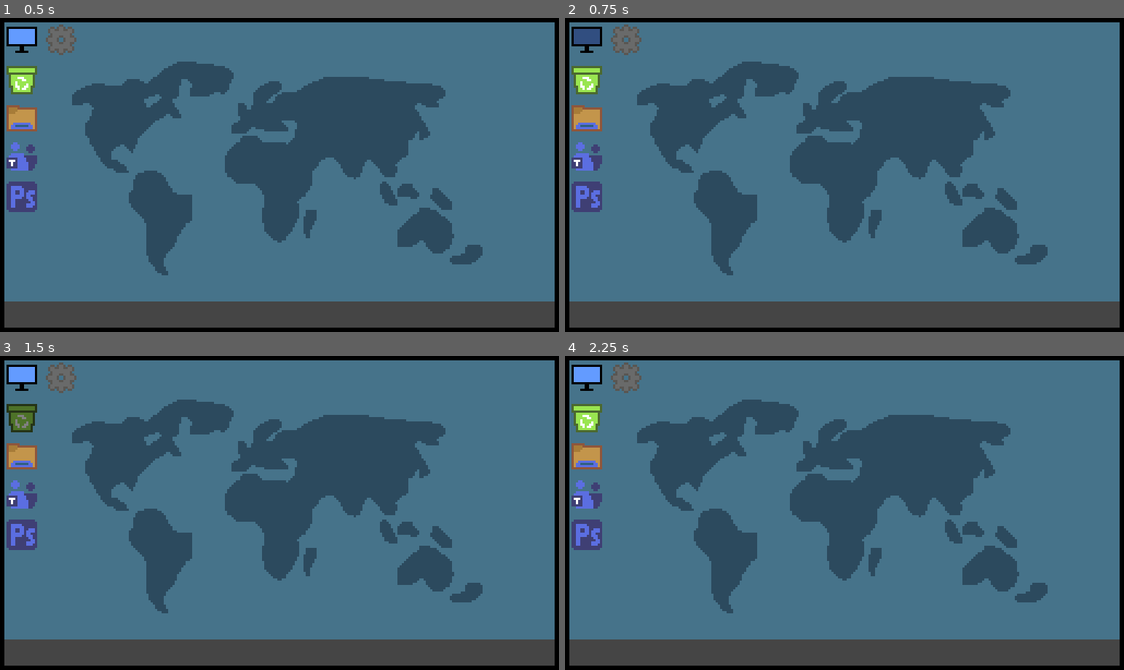
Above: before the commit, frames 1-4 (two rows, left to right).
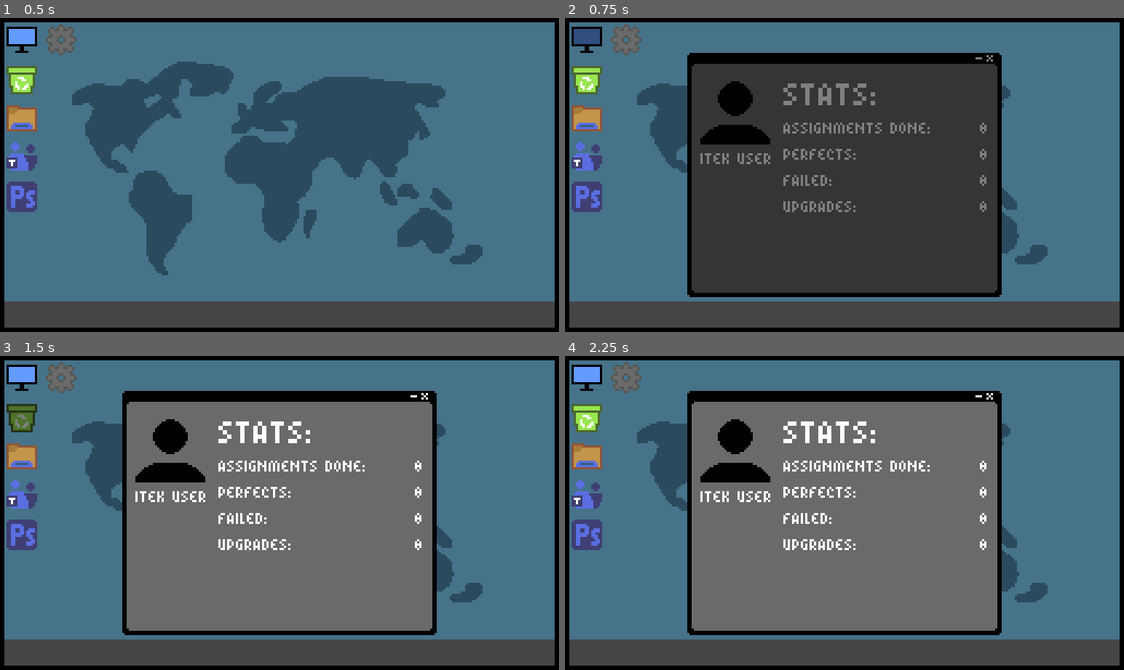
Above: after the commit, the same moments.

Repository: wonderdip/iTec-GameJam
Game: Godot game, scene res://Scenes/desktop.tscn
The game is run twice, just before and just after one commit, with the same random seed, the same clock (stepped at 60 frames per second) and the same inputs.
Inputs (mouse positions are in pixels of both pictures, inside the frame that each line leads up to):
- Up to frame 1 (0.5 s): no input
- Up to frame 2 (0.75 s): click (587, 39) at 0.5 s
- Up to frame 3 (1.5 s): click (22, 415) at 1.25 s
- Up to frame 4 (2.25 s): click (978, 396) at 2.02 s

Frame 1 is identical in both runs. In frame 2, 44% of the frame differs, in the area x 21-79%, y 11-89%; in frame 3, 44%; in frame 4, 44%.
Error before the commit: Cannot call method 'instantiate' on a null value. (res://Scripts/application.gd:20)

Commit message:
added stat page

Diff:
--- a/Scenes/application.tscn
+++ b/Scenes/app_button.tscn
@@ -1,6 +1,6 @@
 [gd_scene load_steps=2 format=3 uid="uid://c5xb8t408k4cs"]
 
-[ext_resource type="Script" uid="uid://dbcypsrwmp666" path="res://Scripts/application.gd" id="1_3flrb"]
+[ext_resource type="Script" uid="uid://dbcypsrwmp666" path="res://Scripts/app_button.gd" id="1_7rue7"]
 
 [node name="Application" type="TextureButton"]
 anchors_preset = 15
@@ -8,4 +8,4 @@
 anchor_bottom = 1.0
 grow_horizontal = 2
 grow_vertical = 2
-script = ExtResource("1_3flrb")
+script = ExtResource("1_7rue7")
--- a/Scenes/desktop.tscn
+++ b/Scenes/desktop.tscn
@@ -1,9 +1,10 @@
-[gd_scene load_steps=9 format=3 uid="uid://u7tonldcdrrn"]
+[gd_scene load_steps=10 format=3 uid="uid://u7tonldcdrrn"]
 
 [ext_resource type="Texture2D" uid="uid://ql1efarbwpxw" path="res://Assets/desktop.png" id="1_hjcrg"]
 [ext_resource type="Texture2D" uid="uid://bh6ks6410hnqj" path="res://Assets/icons/pc.png" id="2_wmsow"]
-[ext_resource type="Script" uid="uid://dbcypsrwmp666" path="res://Scripts/application.gd" id="3_670jt"]
+[ext_resource type="Script" uid="uid://dbcypsrwmp666" path="res://Scripts/app_button.gd" id="3_670jt"]
 [ext_resource type="Texture2D" uid="uid://oae7k74ebblw" path="res://Assets/icons/trash.png" id="3_mcvbk"]
+[ext_resource type="PackedScene" uid="uid://bs4jgbm1wcfoq" path="res://Scenes/this_pc.tscn" id="4_uegd8"]
 [ext_resource type="Texture2D" uid="uid://dvfp8njit75v1" path="res://Assets/icons/files.png" id="5_m3b6i"]
 [ext_resource type="Texture2D" uid="uid://b81j7iugdvdx8" path="res://Assets/icons/teams.png" id="6_uegd8"]
 [ext_resource type="Texture2D" uid="uid://cseqji6dau67t" path="res://Assets/icons/photoshop.png" id="7_fy7rl"]
@@ -36,6 +37,7 @@
 texture_normal = ExtResource("2_wmsow")
 script = ExtResource("3_670jt")
 app_name = "This Pc"
+app_scene = ExtResource("4_uegd8")
 metadata/_custom_type_script = "uid://dbcypsrwmp666"
 
 [node name="Trash" type="TextureButton" parent="HBoxContainer/ColumnOne"]
--- a/Scenes/this_pc.tscn
+++ b/Scenes/this_pc.tscn
@@ -1,9 +1,136 @@
-[gd_scene format=3 uid="uid://bs4jgbm1wcfoq"]
+[gd_scene load_steps=8 format=3 uid="uid://bs4jgbm1wcfoq"]
+
+[ext_resource type="FontFile" uid="uid://cyj0qvfs1qf4k" path="res://6px-Normal.ttf" id="1_0u8ip"]
+[ext_resource type="Texture2D" uid="uid://cex7khu0tjjov" path="res://Assets/window.png" id="1_caufo"]
+[ext_resource type="Texture2D" uid="uid://cj5wuw7ujkhpx" path="res://Assets/user.png" id="2_8gyig"]
+[ext_resource type="Texture2D" uid="uid://dp5425hj1fhu6" path="res://Assets/minimize.png" id="2_32048"]
+[ext_resource type="Texture2D" uid="uid://chtcg4dary02u" path="res://Assets/exit.png" id="2_d5id1"]
+
+[sub_resource type="StyleBoxTexture" id="StyleBoxTexture_d5id1"]
+texture = ExtResource("1_caufo")
+texture_margin_left = 3.0
+texture_margin_top = 6.0
+texture_margin_right = 3.0
+texture_margin_bottom = 3.0
+
+[sub_resource type="Theme" id="Theme_8gyig"]
+Label/fonts/font = ExtResource("1_0u8ip")
+Panel/styles/panel = SubResource("StyleBoxTexture_d5id1")
 
 [node name="ThisPc" type="Control"]
 layout_mode = 3
-anchors_preset = 15
-anchor_right = 1.0
-anchor_bottom = 1.0
+anchors_preset = 0
+
+[node name="Panel" type="Panel" parent="."]
+layout_mode = 1
+anchors_preset = 8
+anchor_left = 0.5
+anchor_top = 0.5
+anchor_right = 0.5
+anchor_bottom = 0.5
+offset_left = -72.0
+offset_top = -56.0
+offset_right = 72.0
+offset_bottom = 56.0
 grow_horizontal = 2
 grow_vertical = 2
+theme = SubResource("Theme_8gyig")
+
+[node name="TextureRect" type="TextureRect" parent="Panel"]
+custom_minimum_size = Vector2(32, 32)
+layout_mode = 0
+offset_left = 6.0
+offset_top = 10.0
+offset_right = 38.0
+offset_bottom = 42.0
+size_flags_horizontal = 4
+size_flags_vertical = 4
+texture = ExtResource("2_8gyig")
+
+[node name="HBoxContainer" type="HBoxContainer" parent="Panel"]
+layout_mode = 0
+offset_left = 132.0
+offset_top = 1.0
+offset_right = 141.0
+offset_bottom = 5.0
+theme_override_constants/separation = 1
+
+[node name="TextureButton2" type="TextureButton" parent="Panel/HBoxContainer"]
+layout_mode = 2
+texture_normal = ExtResource("2_32048")
+
+[node name="TextureButton" type="TextureButton" parent="Panel/HBoxContainer"]
+layout_mode = 2
+texture_normal = ExtResource("2_d5id1")
+
+[node name="Label" type="Label" parent="Panel"]
+layout_mode = 0
+offset_left = 6.0
+offset_top = 44.0
+offset_right = 39.0
+offset_bottom = 52.0
+theme_override_font_sizes/font_size = 8
+text = "ITEK USER"
+
+[node name="VBoxContainer" type="VBoxContainer" parent="Panel"]
+layout_mode = 0
+offset_left = 44.0
+offset_top = 10.0
+offset_right = 112.0
+offset_bottom = 106.0
+
+[node name="Stats" type="Label" parent="Panel/VBoxContainer"]
+layout_mode = 2
+theme_override_font_sizes/font_size = 16
+text = "STATS:"
+
+[node name="AssignmentsDone" type="Label" parent="Panel/VBoxContainer"]
+layout_mode = 2
+theme_override_font_sizes/font_size = 8
+text = "ASSIGNMENTS DONE:"
+
+[node name="Perfects" type="Label" parent="Panel/VBoxContainer"]
+layout_mode = 2
+theme_override_font_sizes/font_size = 8
+text = "PERFECTS:"
+
+[node name="Failed" type="Label" parent="Panel/VBoxContainer"]
+layout_mode = 2
+theme_override_font_sizes/font_size = 8
+text = "FAILED:"
+
+[node name="Upgrades" type="Label" parent="Panel/VBoxContainer"]
+layout_mode = 2
+theme_override_font_sizes/font_size = 8
+text = "UPGRADES:"
+
+[node name="VBoxContainer2" type="VBoxContainer" parent="Panel"]
+layout_mode = 0
+offset_left = 116.0
+offset_top = 30.0
+offset_right = 138.0
+offset_bottom = 74.0
+
+[node name="AssignmentsNum" type="Label" parent="Panel/VBoxContainer2"]
+layout_mode = 2
+theme_override_font_sizes/font_size = 8
+text = "0"
+horizontal_alignment = 2
+
+[node name="PerfectsNum" type="Label" parent="Panel/VBoxContainer2"]
+layout_mode = 2
+theme_override_font_sizes/font_size = 8
+text = "0"
+horizontal_alignment = 2
+
+[node name="FailedNum" type="Label" parent="Panel/VBoxContainer2"]
+layout_mode = 2
+theme_override_font_sizes/font_size = 8
+text = "0"
+horizontal_alignment = 2
+
+[node name="UpgradesNum" type="Label" parent="Panel/VBoxContainer2"]
+layout_mode = 2
+theme_override_font_sizes/font_size = 8
+text = "0"
+horizontal_alignment = 2
--- a/Scripts/application.gd
+++ b/Scripts/app_button.gd
@@ -1,8 +1,11 @@
 extends TextureButton
-class_name Application
+class_name AppButton
 
 @export var app_name: String = ""
 @export var app_scene: PackedScene
+
+var app_node: Control
+var scene_added: bool = false
 
 func _ready() -> void:
 	pressed.connect(_on_button_pressed)
@@ -17,5 +20,13 @@
 		modulate = Color.WHITE
 
 func _on_button_pressed():
-	var app = app_scene.instantiate()
-	add_child(app, true)
+	if app_scene and not scene_added:
+		var app = app_scene.instantiate()
+		add_child(app, true)
+		app_node = app
+		app_node.global_position = (get_viewport_rect().size / 2 + app_node.size / 2)
+		scene_added = true
+		z_index = 100
+
+	elif scene_added:
+		app_node.show()
Binary file added: 6px-Normal.ttf
Not shown, added: 6px-Normal.ttf.import
Binary file added: Assets/exit.png
Not shown, added: Assets/exit.png.import
Binary file added: Assets/minimize.png
Not shown, added: Assets/minimize.png.import
Binary file added: Assets/user.png
Not shown, added: Assets/user.png.import
Binary file added: Assets/window.png
Not shown, added: Assets/window.png.import
Renamed: Scripts/application.gd.uid -> Scripts/app_button.gd.uid
Binary file added: dogicapixel.otf
(and 1 more such lines)
